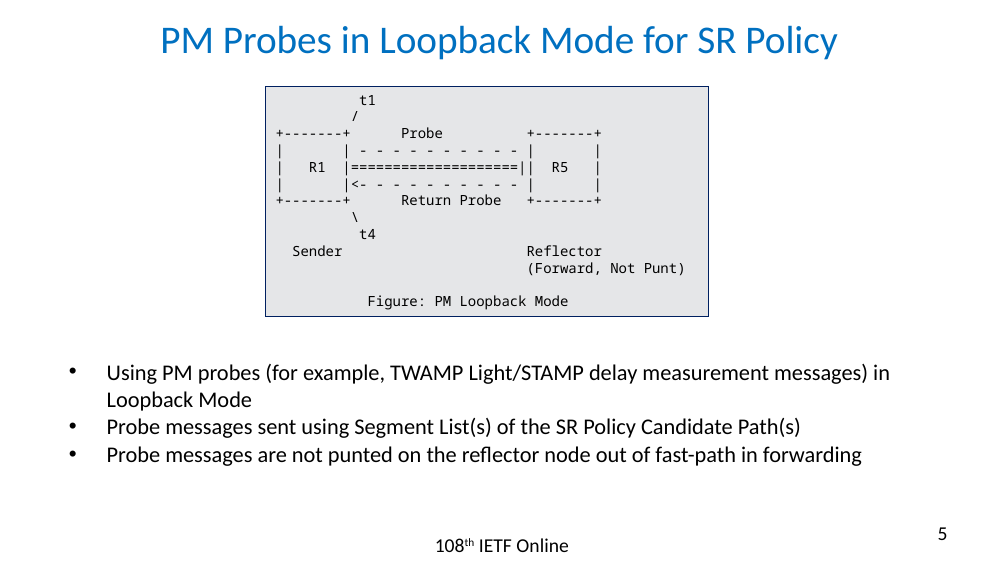
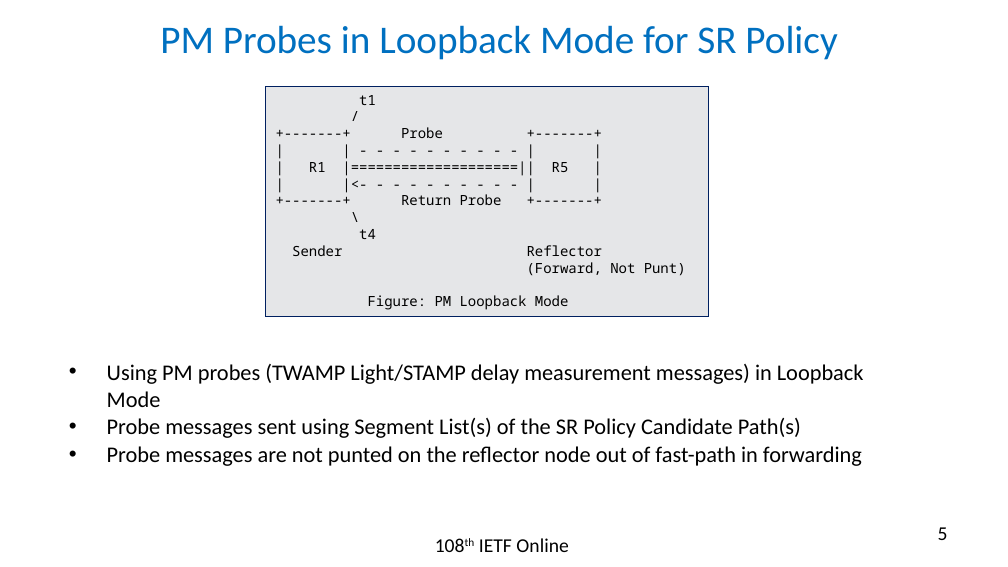
Before and after one commit to rakgandhi/ietf-slides, a slide deck: slide 5 of draft-gandhi-spring-sr-enhanced-plm-02.pptx. Drawn at 1008x567 pixels with LibreOffice and Linux fonts; fonts in the diff are those of the drawing. Boxes give left, top, right and bottom in pixels: in the first picture for what was removed or moved away, otherwise in the second. Text is boxed around its words. In the diff, an @@ line names an element or a change of style, - is before the commit and + after.

```diff
--- a/draft-gandhi-spring-sr-enhanced-plm-02.pptx
+++ b/draft-gandhi-spring-sr-enhanced-plm-02.pptx
@@ text at [107,364,864,407]: text changed @@
-• Using PM probes (for example, TWAMP Light/STAMP delay measurement messages) in Loopback Mode
+• Using PM probes (TWAMP Light/STAMP delay measurement messages) in Loopback Mode
```
Also in this commit, not shown: 6 other slides changed, 1 other file.
